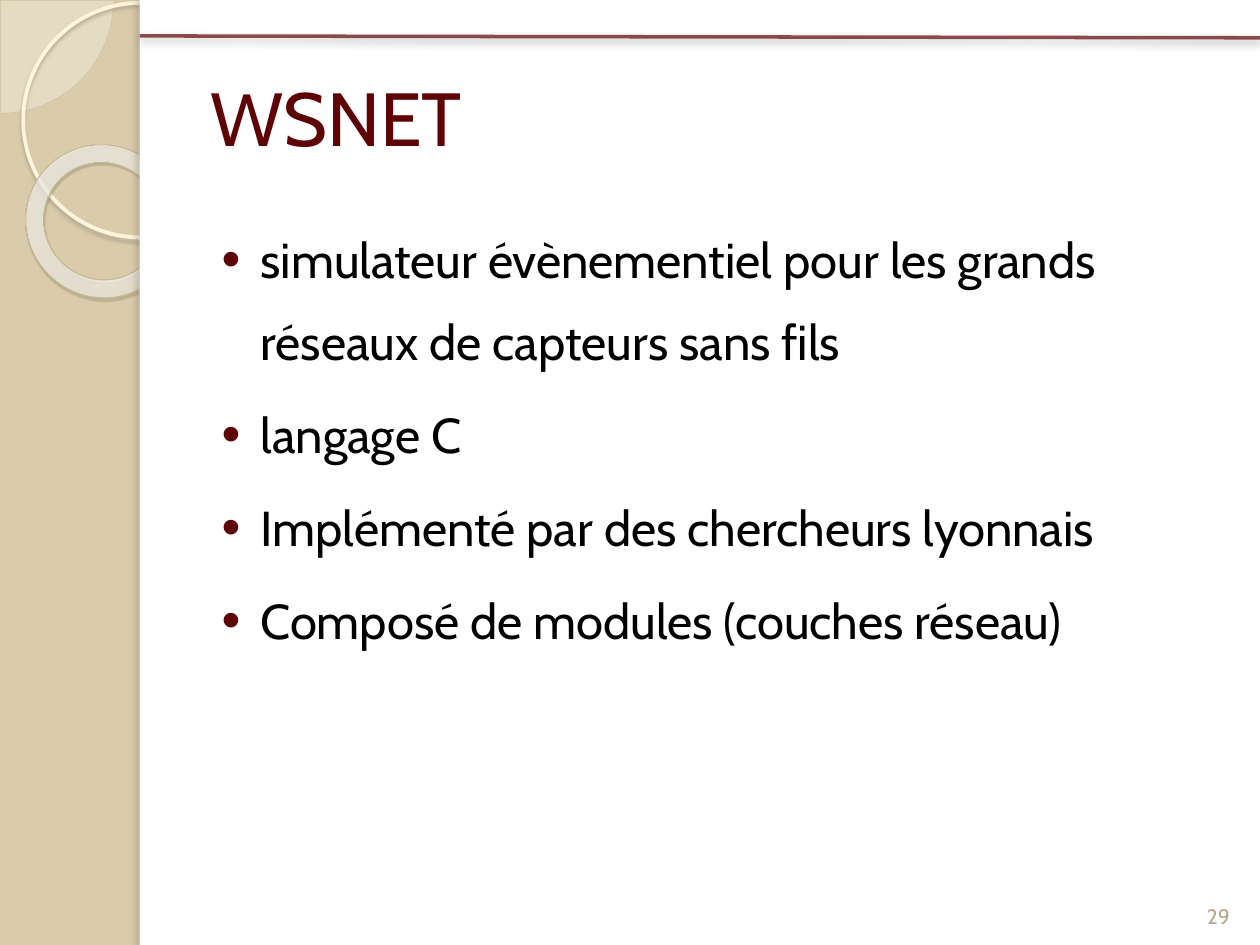
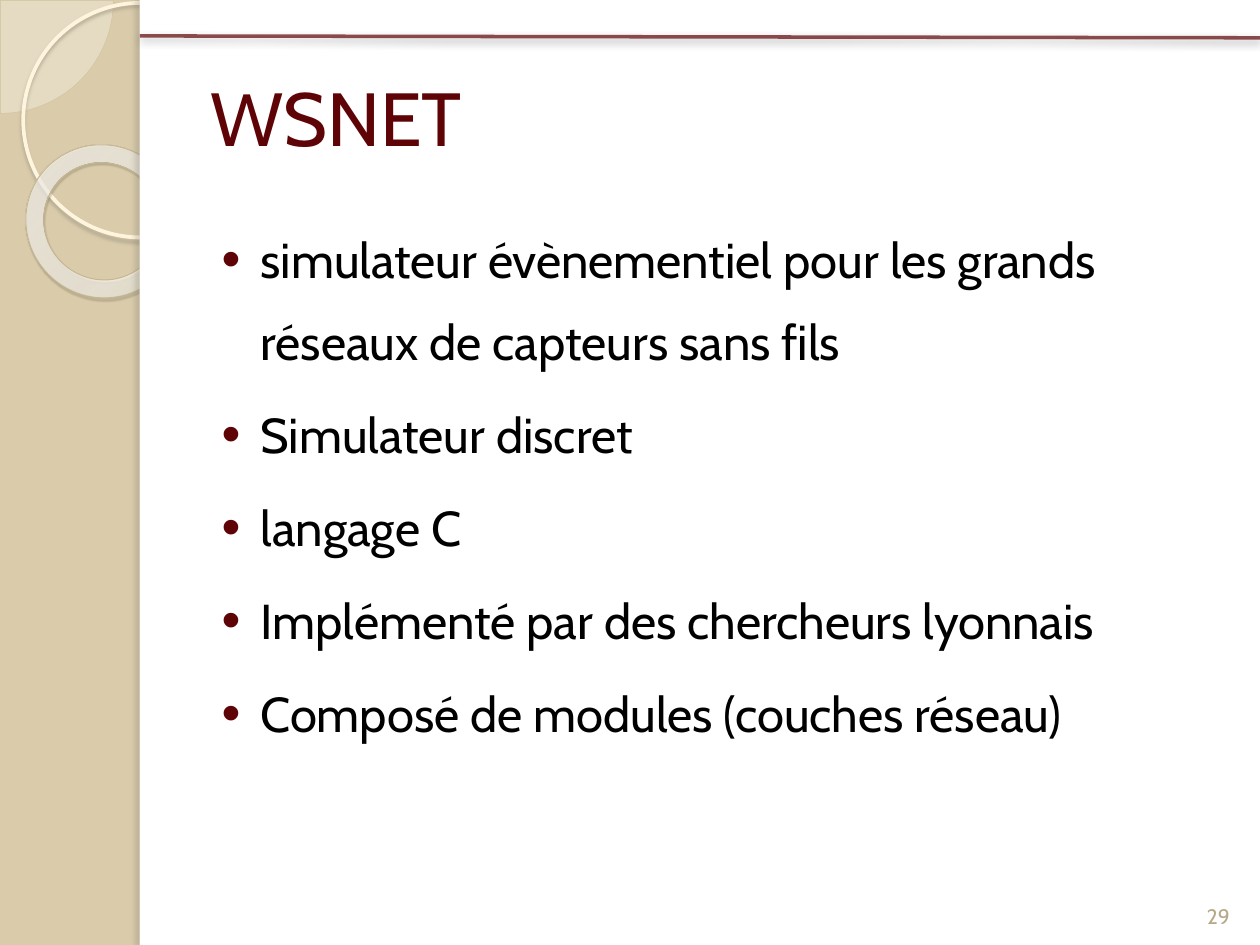
Before and after one commit to Patre/Energy-saving-in-sensors--networks, a slide deck: slide 29 of Redaction/Presentation/pres .pptx. Drawn at 1260x945 pixels with LibreOffice and Linux fonts; fonts in the diff are those of the drawing. Boxes give left, top, right and bottom in pixels: in the first picture for what was removed or moved away, otherwise in the second. Text is boxed around its words. In the diff, an @@ line names an element or a change of style, - is before the commit and + after.

```diff
--- a/Redaction/Presentation/pres .pptx
+++ b/Redaction/Presentation/pres .pptx
@@ text at <box>261,416,633,454</box>: paragraph added @@
+• Simulateur discret
```
Also in this commit, not shown: 14 other slides changed, 1 slide added, 4 slides removed.
